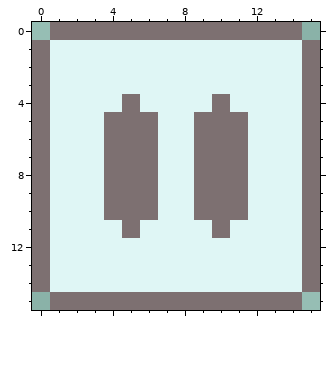
Two states of a pixel-art file, addons/tiled_import/icon.ase. Above: the version before the commit.
16x16 pixels, 1 frame.
And afterwards:
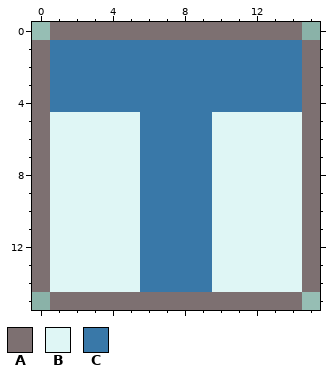
Palette (. is transparent): A #7d7071  B #dff6f5  C #3978a8
Diff:
y 1..3: x 1..14 BBBBBBBBBBBBBB -> CCCCCCCCCCCCCC
y 4: x 1..14 BBBBABBBBABBBB -> CCCCCCCCCCCCCC
y 5..10: x 4..11 AAABBAAA -> BBCCCCBB
y 11: x 5..10 ABBBBA -> BCCCCB
y 12..14: x 6..9 BBBB -> CCCC
Changed places in both pictures, as pixel boxes (x1, y1, x2, y2):
changed: (50, 40, 302, 292)
